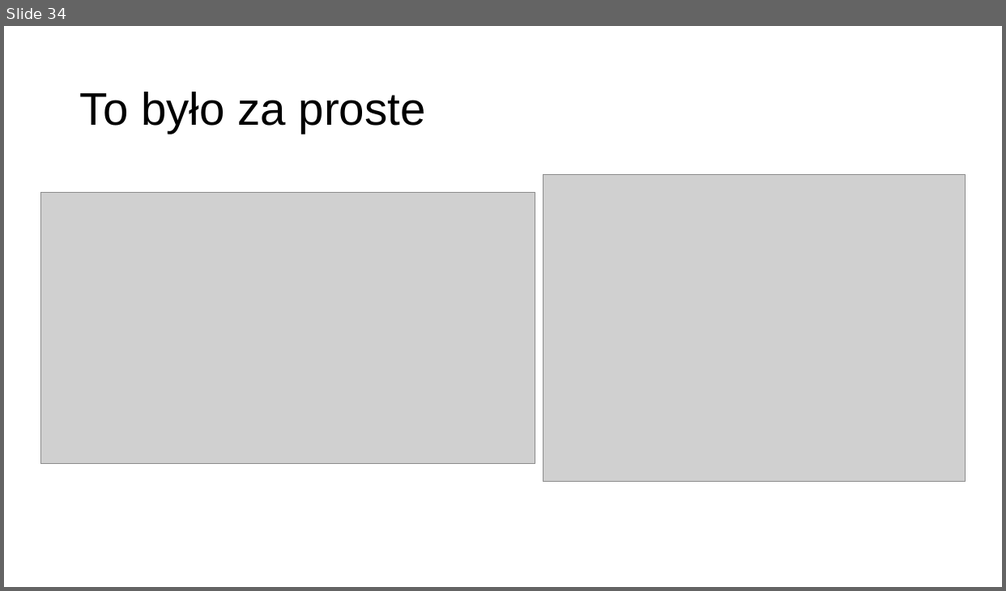
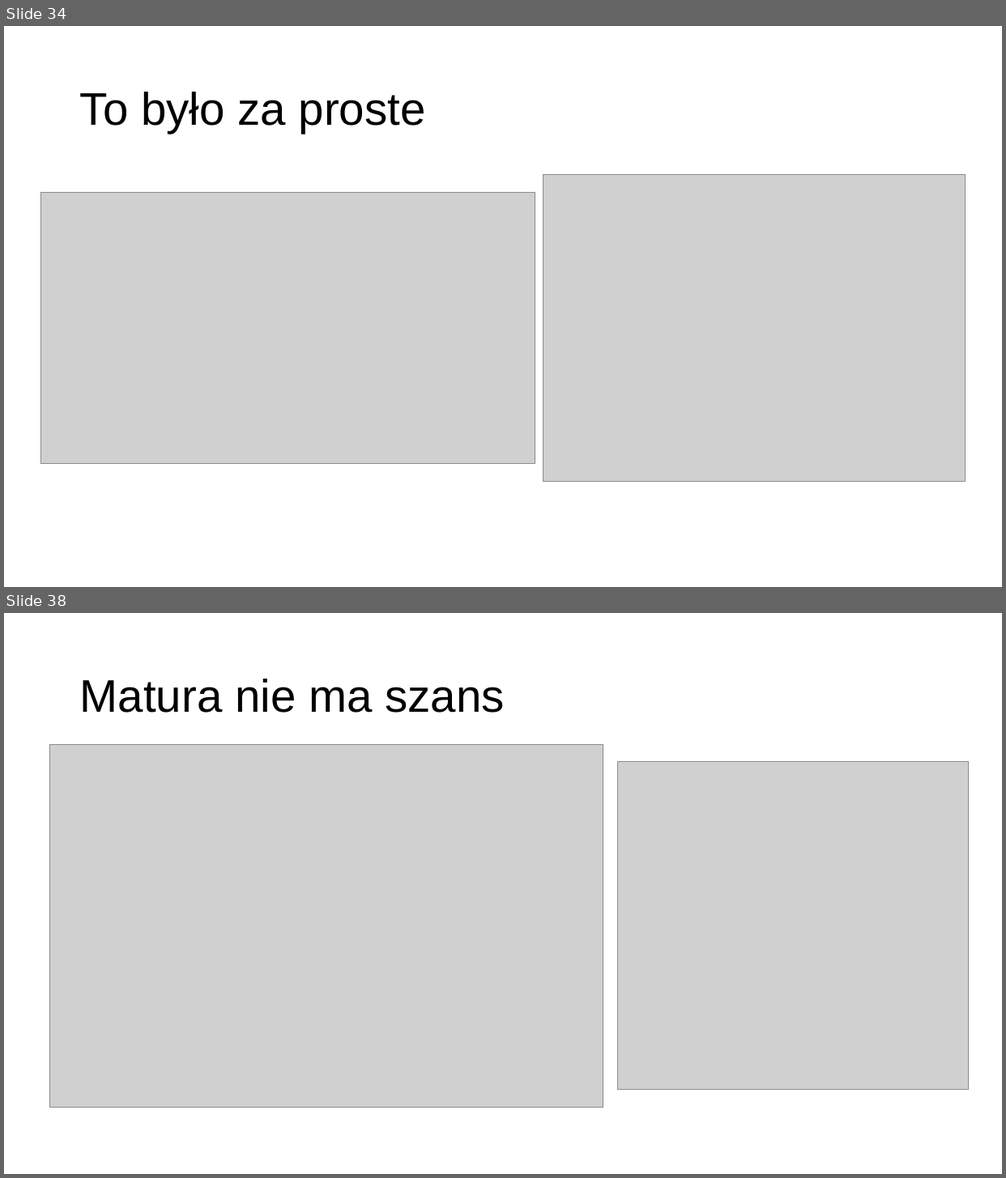
Before and after one commit to MikoStoro/ETI_Academy_Matura, a slide deck: prezentacje/Prezentacja2.pptx. Shown one above the other, each under a label of ours: slide 34 before the commit, slides 34 and 38 after it; the slides between them are not shown. The pictures are 1006x591 and 1006x1178 pixels, drawn with LibreOffice and Linux fonts; fonts in the diff are those of the drawing; grey boxes stand for pictures; background and template pictures are left out. Boxes give left, top, right and bottom in pixels: in the first picture for what was removed or moved away, otherwise in the second. Text is boxed around its words. In the diff, an @@ line names an element or a change of style, - is before the commit and + after.

```diff
--- a/prezentacje/Prezentacja2.pptx
+++ b/prezentacje/Prezentacja2.pptx
@@ slide 38 added at (4, 613, 1002, 1174), background picture (left out) @@
@@ title added at (80, 679, 504, 713), 44 pt, text #000000 @@
+Matura nie ma szans
@@ picture added at (49, 745, 603, 1107) @@
@@ picture added at (618, 762, 969, 1090) @@
```
Also in this commit, not shown: 1 slide changed, 9 other slides added.
